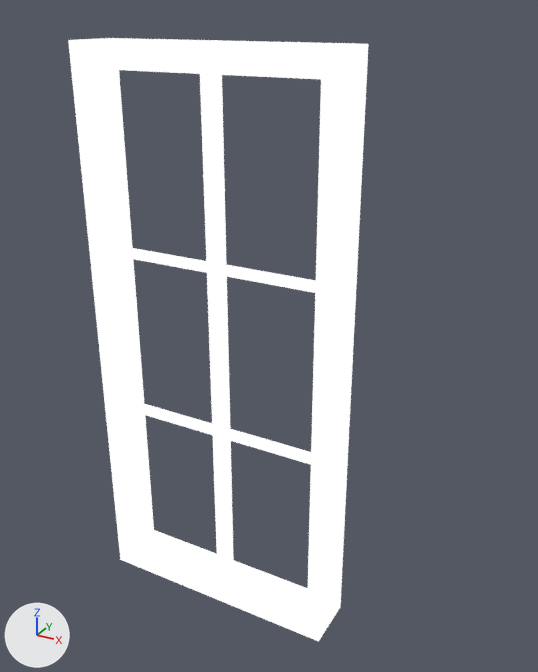
One commit to the Blender file resources/models/models.blend: the scene before it, then after it.
The view is the same before and after, from a 50 mm lens placed at (1.081, -2.105, 2.375), pointed at (-0.04, -0.069, 1.356). Every picture has the same lights, and +X, +Y and +Z are marked at lower left. The same objects are shown in both versions, whatever each file hides.

Names of what the first picture shows: 'window'.
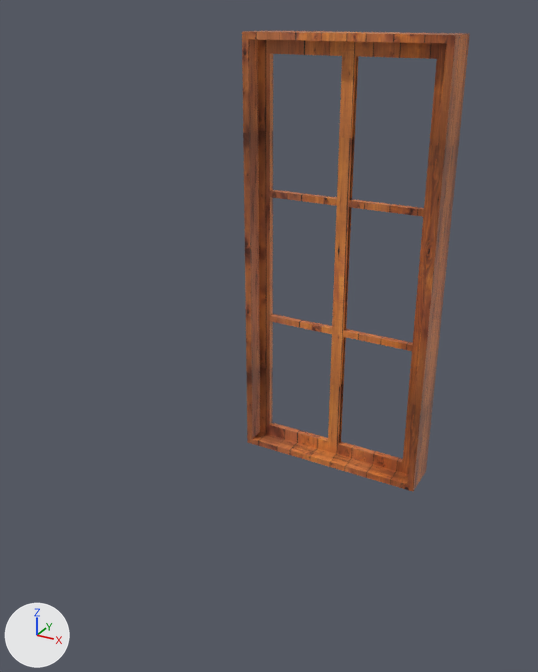
Where the newer file only moved an object's origin or applied its transform, the numbers keep the older frame.

Where the change shows, as pixel boxes (x1, y1, x2, y2) in the pictures (538 x 672 px):
'window', recoloured, turned: before (68, 38, 369, 642); after (242, 31, 470, 491)

The change, as a diff of the scene's bpy script:
```diff
--- a/resources/models/models.blend.py
+++ b/resources/models/models.blend.py
@@ img_wood_png @@
+img_wood_png = load_image('wood.png', '../textures/floors/wood.png', 512, 512, 'sRGB')
@@ mat_wood_texture @@
+mat_wood_texture = bpy.data.materials.new('Wood Texture')
+# uses the picture img_wood_png
@@ me_cube_004 @@
 me_cube_004.from_pydata(...)  # 144 vertices, 142 faces; spans x -0.38..0.38, y -0.52..-0.36, z 0.6..2.3
-me_cube_004.materials.append(mat_mask)
+me_cube_004.materials.append(mat_wood_texture)
@@ ob_window @@
 ob_window.location = (0.0, 0.0, 0.0)
+ob_window.rotation_euler = (0.0, 0.0, 3.142)  # degrees (0, 0, 180)
```
